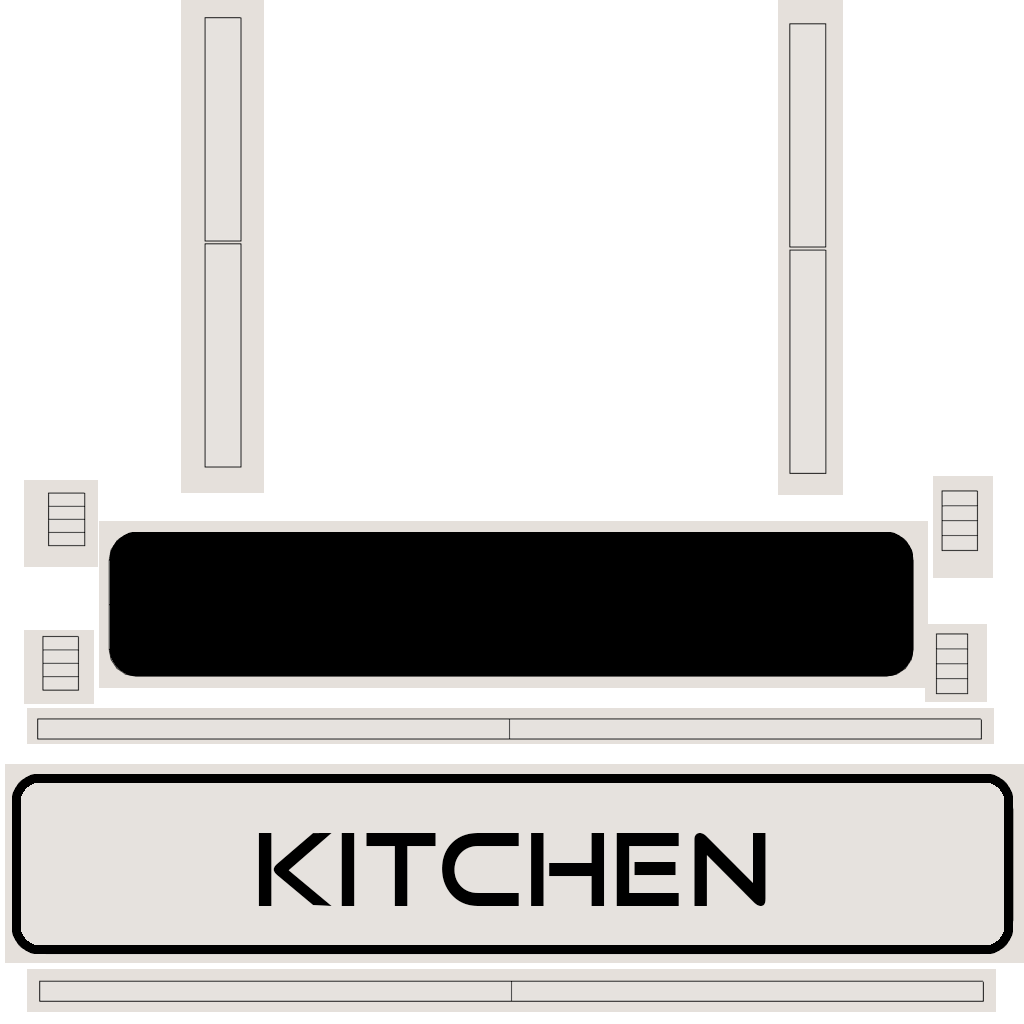
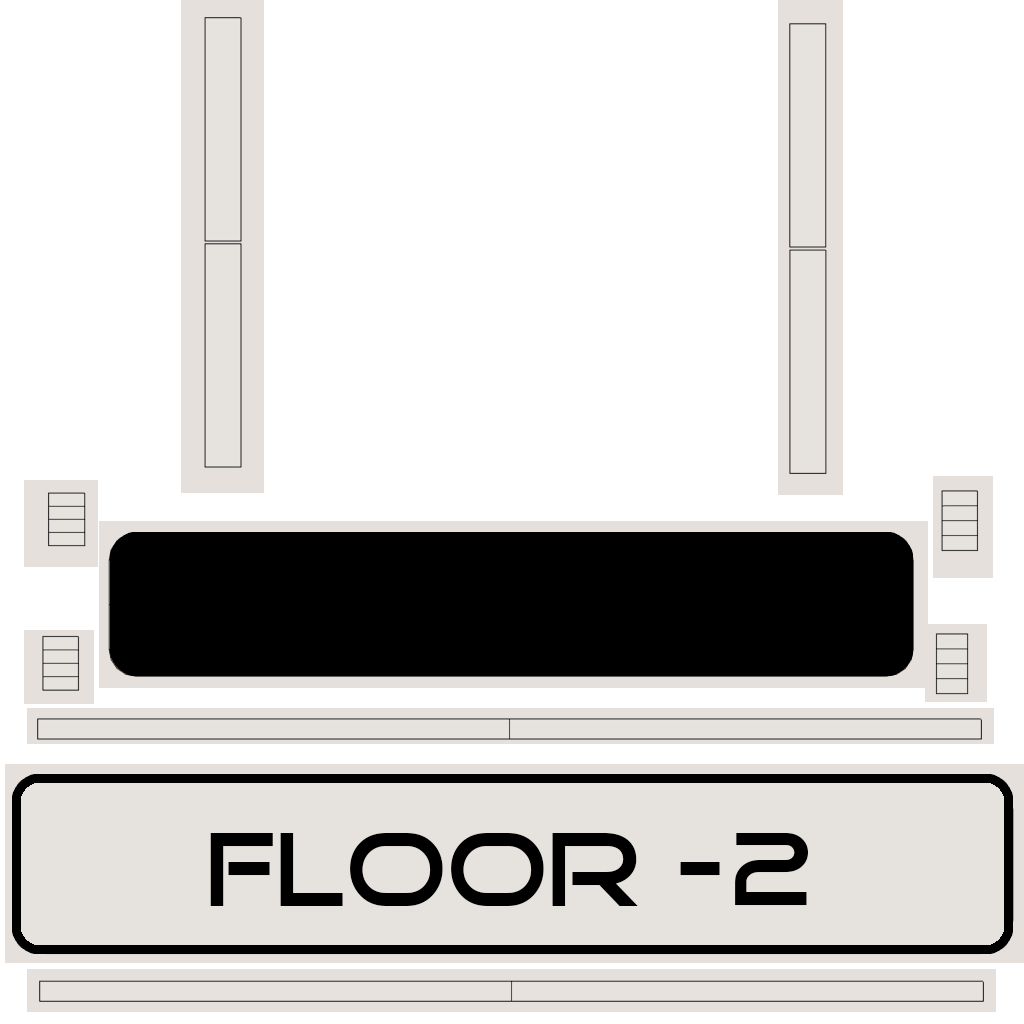
Before/after of a 1024px x 1024px layered artwork. What changed in the layer stack:
added layer "kitchen copy" in group "Sign Text" over (210, 833, 808, 906)
hid "kitchen" over (258, 833, 766, 906)
